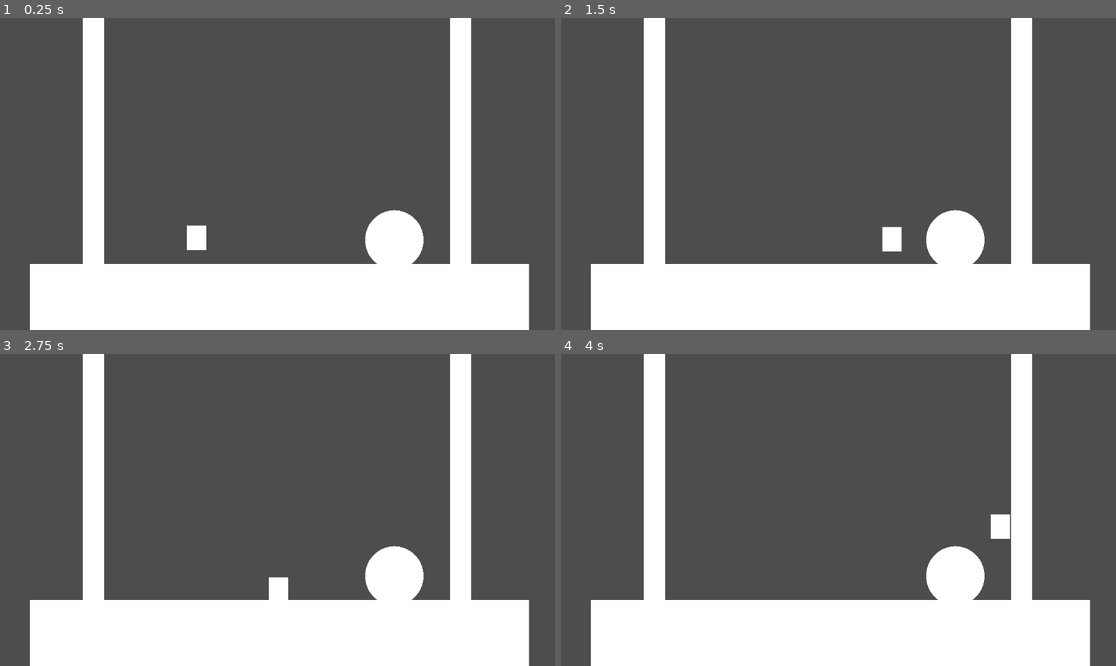
Above: before the commit, frames 1-4 (two rows, left to right).
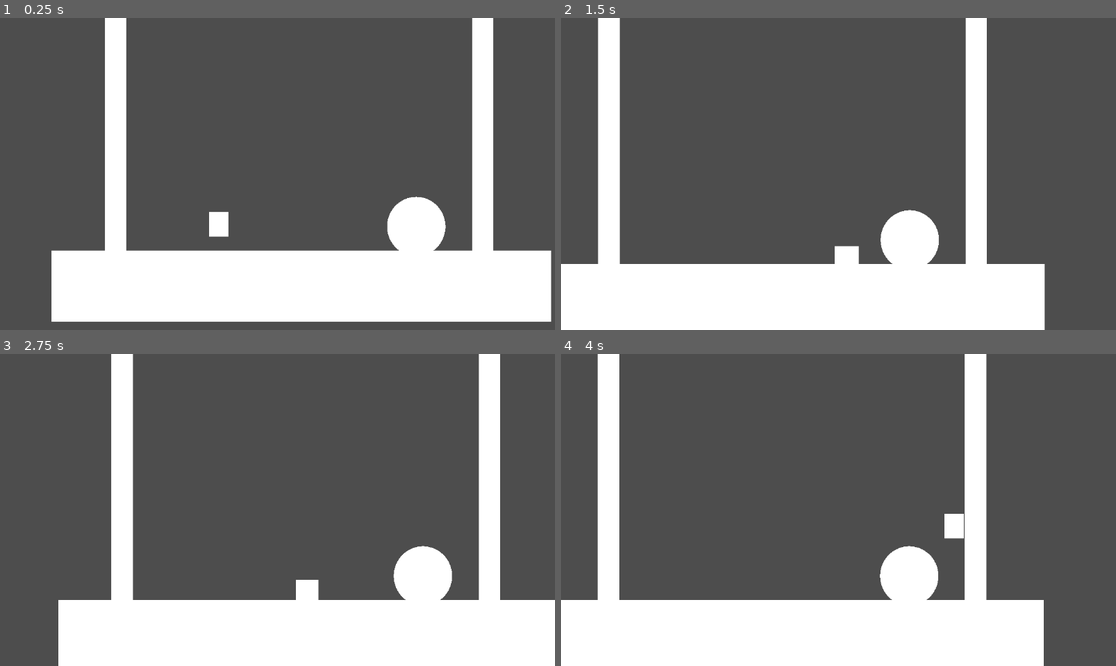
Above: after the commit, the same moments.

Repository: 50cProductions/RobotGamez
Game: Godot game, scene res://Levels/Test.tscn
Same seed, same stepped clock (60 frames per second), same inputs: the game is played once before the commit and once after it.
Inputs (mouse positions are in pixels of both pictures, inside the frame that each line leads up to):
- Up to frame 1 (0.25 s): no input
- Up to frame 2 (1.5 s): tap Enter (ui_accept) at 0.5, 0.6, 0.77, 1.07 s; move the mouse to (960, 158) at 0.52 s; hold D (right) from 0.53 s (still down); move the mouse to (727, 189) at 1.27 s; click (727, 189) at 1.35 s
- Up to frame 3 (2.75 s): tap Enter (ui_accept) at 1.52, 1.55, 1.82, 2.3 s; move the mouse to (333, 441) at 2.02 s; release D (right) at 2.03 s; hold A (left) from 2.03 s (still down); tap Shift (dash) at 2.1 s
- Up to frame 4 (4 s): move the mouse to (810, 572) at 2.77 s; release A (left) at 2.78 s; hold D (right) from 2.78 s (still down); tap Enter (ui_accept) at 2.85, 3.02, 3.32, 3.77, 3.8 s; move the mouse to (1005, 556) at 3.52 s; click (1005, 556) at 3.6 s

The runs differ from the first frame. In frame 1, 21% of the frame differs, in the area x 5-100%, y 0-100%; in frame 2, 17%; in frame 3, 17%; in frame 4, 18%.

Commit message:
Added squash/stretchand smart camera look-ahead

Diff:
--- a/robot-game/Levels/Test.tscn
+++ b/robot-game/Levels/Test.tscn
@@ -32,10 +32,7 @@
 radius = 56.008926
 
 [node name="Test" type="Node2D" unique_id=1104303678]
-position = Vector2(0, 151)
 script = SubResource("GDScript_myinc")
-
-[node name="Camera2D" type="Camera2D" parent="." unique_id=660183255]
 
 [node name="Room" type="StaticBody2D" parent="." unique_id=1600489153]
 
@@ -55,7 +52,7 @@
 mesh = SubResource("BoxMesh_myinc")
 
 [node name="CollisionShape2D" type="CollisionShape2D" parent="Room" unique_id=2006093133]
-position = Vector2(3.125, 261.5)
+position = Vector2(5, 259)
 shape = SubResource("RectangleShape2D_myinc")
 
 [node name="CollisionShape2D2" type="CollisionShape2D" parent="Room" unique_id=1666272968]
@@ -66,8 +63,11 @@
 position = Vector2(382.1875, 6.625)
 shape = SubResource("RectangleShape2D_njov2")
 
-[node name="CharacterBody2D" parent="." unique_id=1816955753 instance=ExtResource("1_n7cfa")]
+[node name="CharacterBody2D" parent="." unique_id=1816955753 instance=ExtResource("1_cljdu")]
 position = Vector2(-168, 103)
+
+[node name="Camera2D" type="Camera2D" parent="CharacterBody2D" unique_id=660183255]
+position_smoothing_enabled = true
 
 [node name="RingATK" type="Area2D" parent="." unique_id=1067776680 groups=["pogoable"]]
 position = Vector2(242, 136)
--- a/robot-game/Player/Player.gd
+++ b/robot-game/Player/Player.gd
@@ -20,6 +20,7 @@
 const WALL_JUMP_LOCK_TIME: float = 0.05
 
 var look_dir: Vector2 = Vector2.RIGHT
+var was_in_air = false
 
 var TotalAttackDuration: float = 0.25
 var attack_duration_timer: float = 0.0
@@ -40,6 +41,7 @@
 	AttackArea.get_node("CollisionShape2D").disabled = true
 	AttackArea.connect("area_entered", _attack_area_hit)
 	AttackArea.connect("body_entered", _attack_area_hit)
+	$Camera2D.top_level = true
 
 func _physics_process(delta: float) -> void:
 	# Dash timers
@@ -83,6 +85,11 @@
 	if is_on_floor() or wall_contact_coyote > 0.0:
 		if Input.is_action_just_pressed("ui_accept"):
 			velocity.y = JUMP_VELOCITY
+			var jump_tween = create_tween()
+			jump_tween.tween_property(self, "scale",
+			Vector2(0.8, 1.25), 0.1)
+			jump_tween.chain().tween_property(self, "scale",
+			 Vector2(1.0, 1.0), 0.1)
 			if wall_contact_coyote > 0.0:
 				velocity.x = -look_dir.x * WALL_JUMP_PUSH_FORCE
 				wall_jump_lock = WALL_JUMP_LOCK_TIME
@@ -98,6 +105,23 @@
 	_attack_logic(delta)
 	move_and_slide()
 
+	# Handle squash and stretch effect on landing for better game feel
+	if is_on_floor():
+		if was_in_air:
+			var squash_tween = create_tween()
+			squash_tween.tween_property(self, "scale",
+			Vector2(1.25, 0.75), 0.1)
+			squash_tween.chain().tween_property(self, "scale",
+			Vector2(1.0, 1.0), 0.1)
+			was_in_air = false
+	else:
+			was_in_air = true
+	# Camera Look Ahead logic
+	var target_offset = 100.0
+	if velocity.x > 0:
+		$Camera2D.offset.x = lerp($Camera2D.offset.x, target_offset, 0.05)
+	elif velocity.x < 0:
+		$Camera2D.offset.x = lerp($Camera2D.offset.x, -target_offset, 0.05)
 
 
 func _attack_logic(delta: float) -> void:
--- a/robot-game/project.godot
+++ b/robot-game/project.godot
@@ -56,3 +56,5 @@
 [rendering]
 
 rendering_device/driver.windows="d3d12"
+renderer/rendering_method="gl_compatibility"
+renderer/rendering_method.mobile="gl_compatibility"
Not shown: 1 places in robot-game/Levels/Test.tscn that only renumber resources
